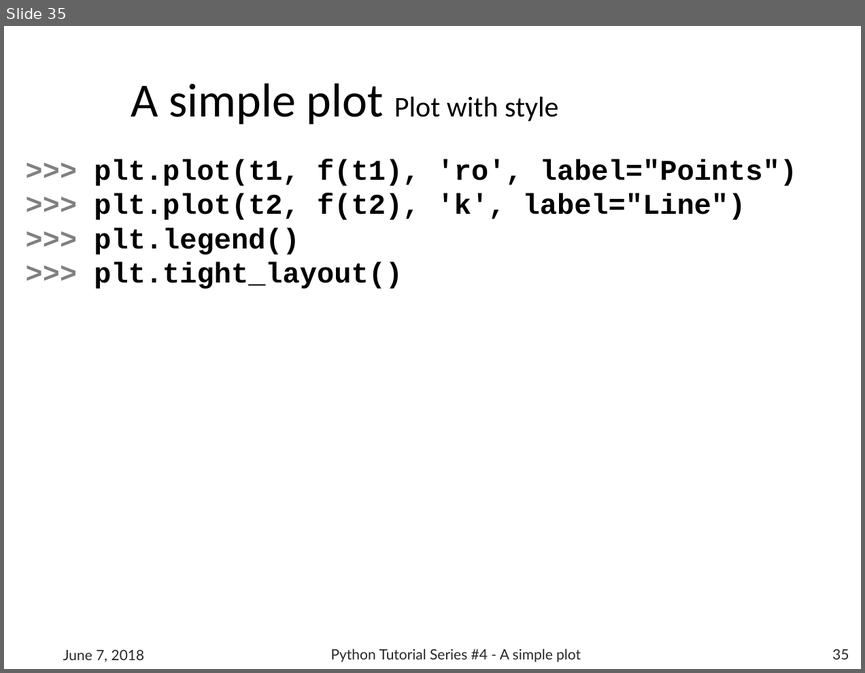
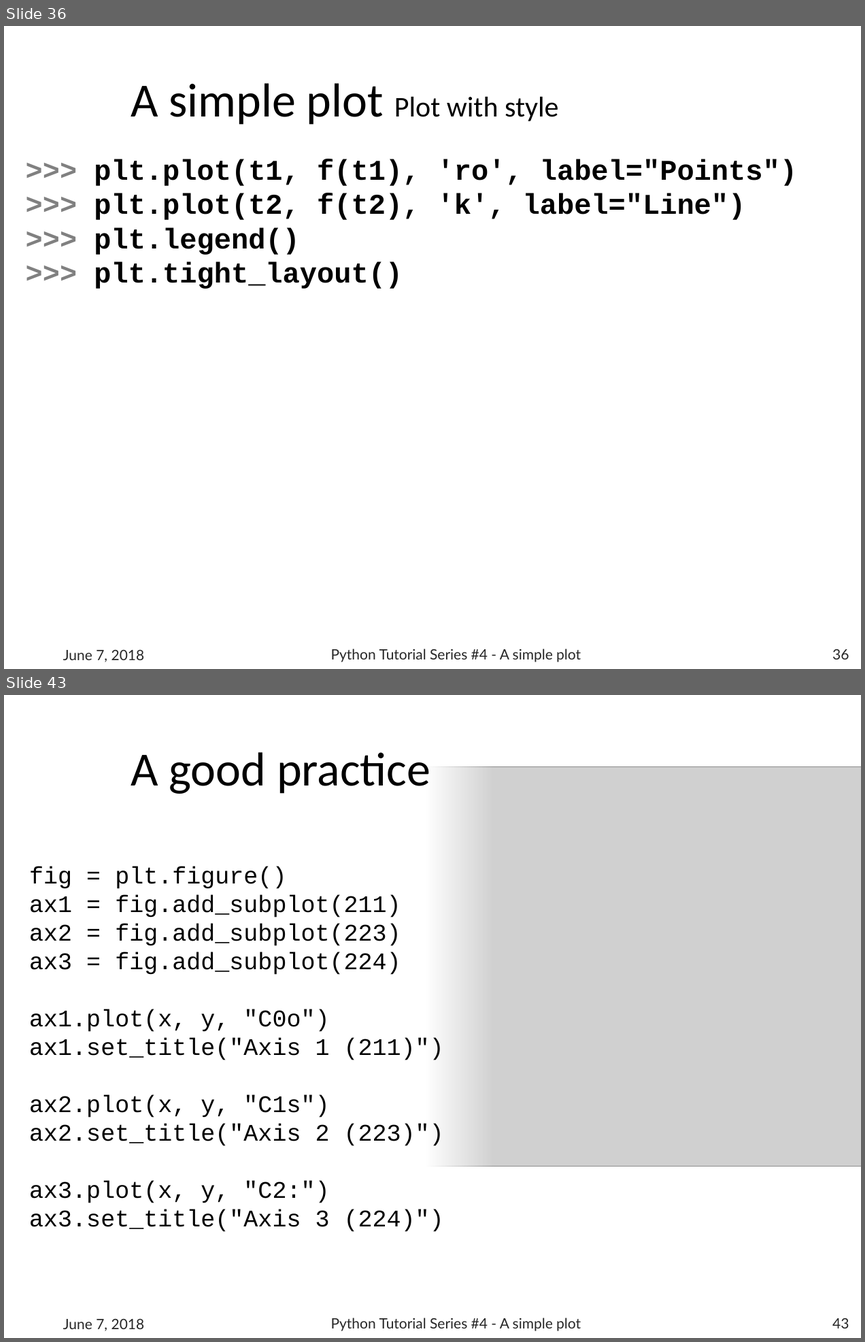
Before and after one commit to b1quint/Python-Tutorial-Series, a slide deck: Presentations/Python Tutorial Series 4 - A simple plot.pptx. Shown one above the other, each under a label of ours: slide 35 before the commit, slides 36 and 43 after it; the slides between them are not shown. The pictures are 865x673 and 865x1342 pixels, drawn with LibreOffice and Linux fonts; fonts in the diff are those of the drawing; grey boxes stand for pictures; background and template pictures are left out. Boxes give left, top, right and bottom in pixels: in the first picture for what was removed or moved away, otherwise in the second. Text is boxed around its words. In the diff, an @@ line names an element or a change of style, - is before the commit and + after.

```diff
--- a/Presentations/Python Tutorial Series 4 - A simple plot.pptx
+++ b/Presentations/Python Tutorial Series 4 - A simple plot.pptx
@@ slide 43 added at [4,695,861,1338], background #FFFFFF @@
@@ rectangle added at [358,732,492,1225], fill gradient #FFFFFF @@
@@ title added at [130,752,430,794], 40 pt, text #000000 @@
+A good practice
@@ picture added at [406,767,861,1166] @@
@@ text added at [29,866,444,1232], 20 pt, text #000000 @@
+fig = plt.figure()
+ax1 = fig.add_subplot(211)
+ax2 = fig.add_subplot(223)
+ax3 = fig.add_subplot(224)
+ax1.plot(x, y, "C0o")
+ax1.set_title("Axis 1 (211)")
+ax2.plot(x, y, "C1s")
+ax2.set_title("Axis 2 (223)")
+ax3.plot(x, y, "C2:")
+ax3.set_title("Axis 3 (224)")
@@ text added at [63,1319,145,1331], 12 pt, text #262626 @@
+June 7, 2018
@@ text added at [331,1317,581,1331], 12 pt, text #262626 @@
+Python Tutorial Series #4 - A simple plot
@@ page number added at [832,1318,849,1328], 12 pt, text #262626 @@
+43
@@ what was slide 35 is now slide 36 @@
@@ page number at [832,649,849,659]: text changed @@
-35
+36
```
Also in this commit, not shown: 26 slides changed, 7 other slides added, 12 other files.
